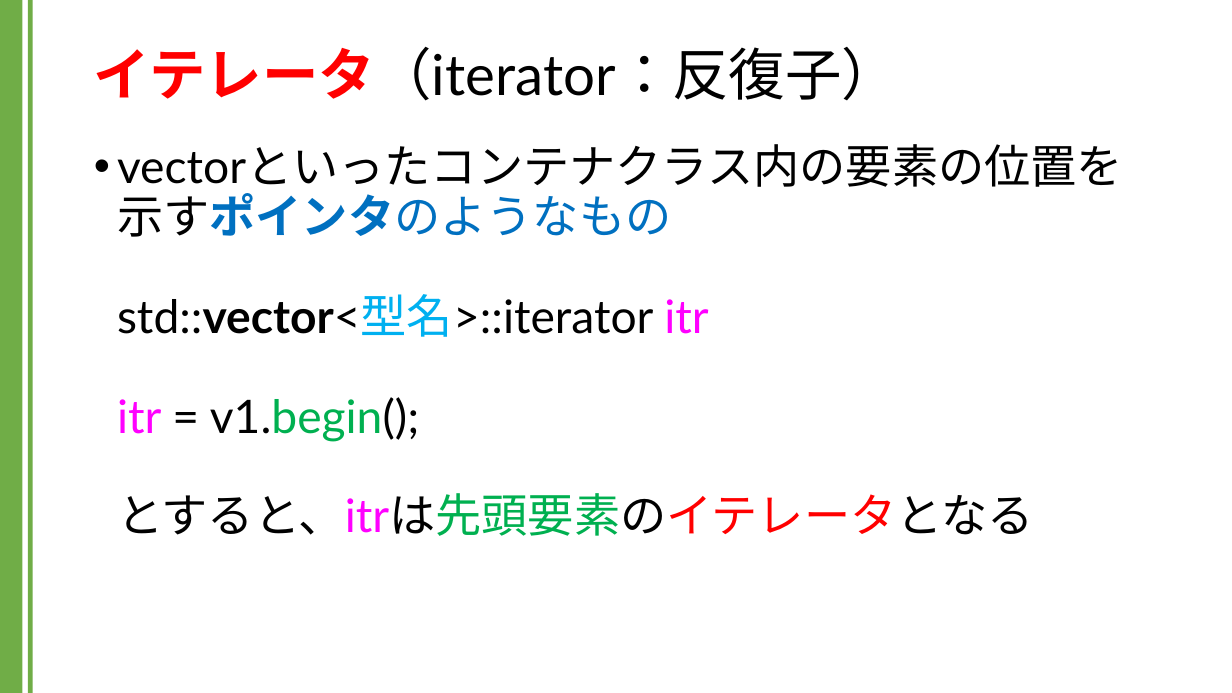
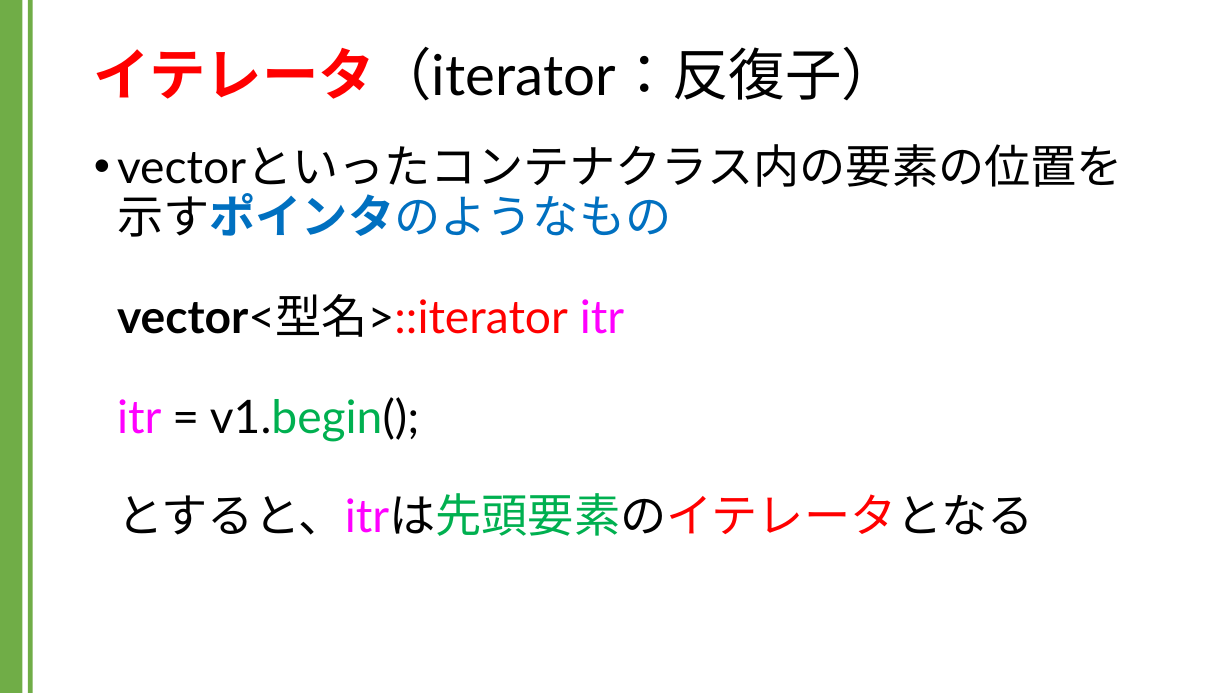
Before and after one commit to kic-murata/cpp2024, a slide deck: slide 20 of 授業資料/講義資料：Vectorクラス.pptx (slide 17 before the commit). Drawn at 1232x693 pixels with LibreOffice and Linux fonts; fonts in the diff are those of the drawing. Boxes give left, top, right and bottom in pixels: in the first picture for what was removed or moved away, otherwise in the second. Text is boxed around its words. In the diff, an @@ line names an element or a change of style, - is before the commit and + after.

```diff
--- a/授業資料/講義資料：Vectorクラス.pptx
+++ b/授業資料/講義資料：Vectorクラス.pptx
@@ text at [117, 294, 1034, 536]: text changed @@
-• vectorといったコンテナクラス内の要素の位置を示すポインタのようなもの
-  std::vector<型名>::iterator itr
-  itr = v1.begin();
-  とすると、itrは先頭要素のイテレータとなる
+• vectorといったコンテナクラス内の要素の位置を示すポインタのようなもの
+  vector<型名>::iterator itr
+  itr = v1.begin();
+  とすると、itrは先頭要素のイテレータとなる
```
Also in this commit, not shown: 21 other slides changed, 3 slides added, 1 other file.
